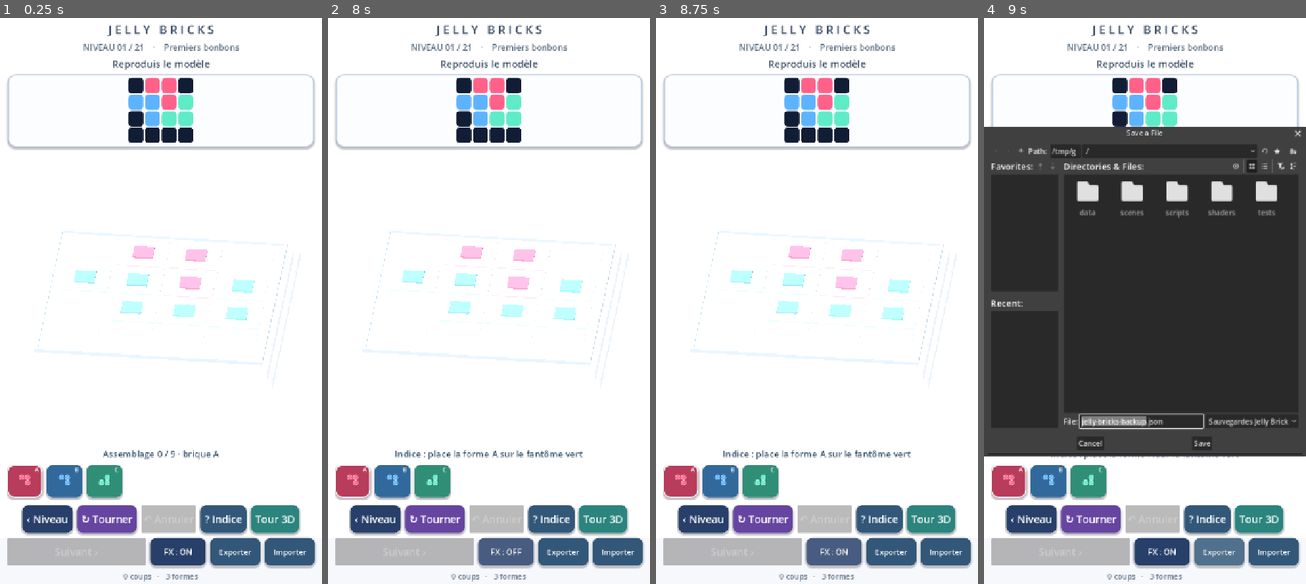
Above: before the commit, frames 1-4 (left to right).
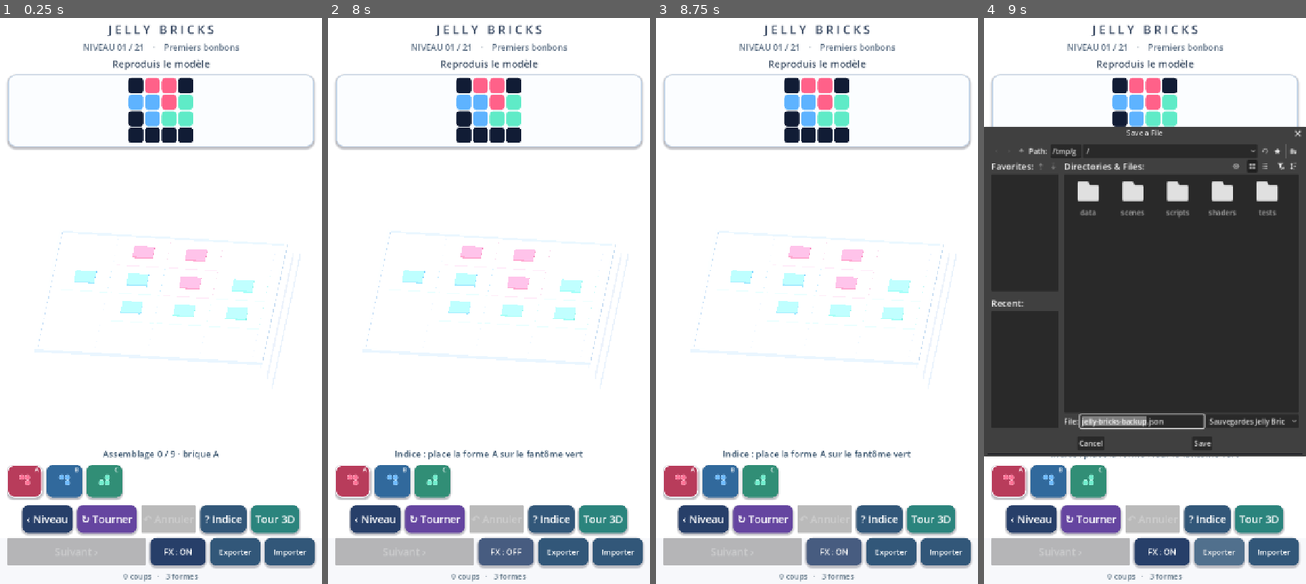
Above: after the commit, the same moments.

Repository: dbrckk/Jelly-bricks
Game: Godot game, scene res://scenes/main.tscn
The game is run twice, just before and just after one commit, with the same random seed, the same clock (stepped at 60 frames per second) and the same inputs.
Inputs (mouse positions are in pixels of both pictures, inside the frame that each line leads up to):
- Up to frame 1 (0.25 s): no input
- Up to frame 2 (8 s): click (353, 482) at 0.52 s; click (392, 482) at 1.27 s; click (431, 482) at 2.02 s; click "‹ Niveau" at 2.75 s; click "↻ Tourner" at 3.5 s; click "? Indice" at 4.25 s; click "Tour 3D" at 5 s; click "↓ Poser" at 5.75 s; click "‹ Puzzles" at 6.5 s; click "FX : ON" at 7.25 s
- Up to frame 3 (8.75 s): click "FX : OFF" at 8 s
- Up to frame 4 (9 s): click "Exporter" at 8.75 s

Frames 1-3 are identical in both runs. In frame 4, 1.0% of the frame differs, in the area x 2-98%, y 22-76%.

Commit message:
feat(audio): deeper Jelly landing sounds for heavier bricks and taller stacks

Diff:
--- a/native-godot/scripts/stack_mode.gd
+++ b/native-godot/scripts/stack_mode.gd
@@ -1183,7 +1183,10 @@
     # player FX settings still disable all vibration and sound together.
     var landing_haptic: int = clampi(16 + LENGTHS[selected_length] * 4 +
         int(entry["layer"]) * 2, 18, 44)
-    host._play_feedback("place", landing_haptic)
+    var gel_pitch: float = clampf(1.12 -
+        float(LENGTHS[selected_length]) * .07 -
+        float(entry["layer"]) * .012, .78, 1.1)
+    host._play_feedback("place", landing_haptic, gel_pitch)
     _refresh_preview()
     _apply_camera()
     _refresh_labels("Brique posée · continue la pile")
